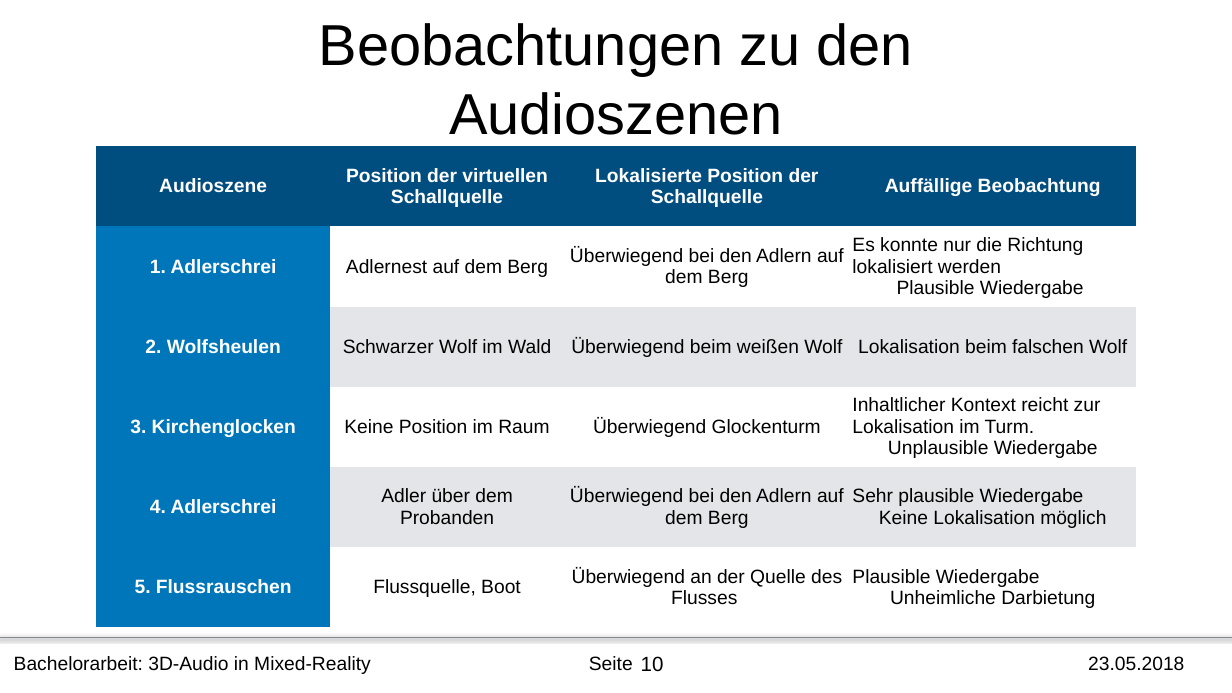
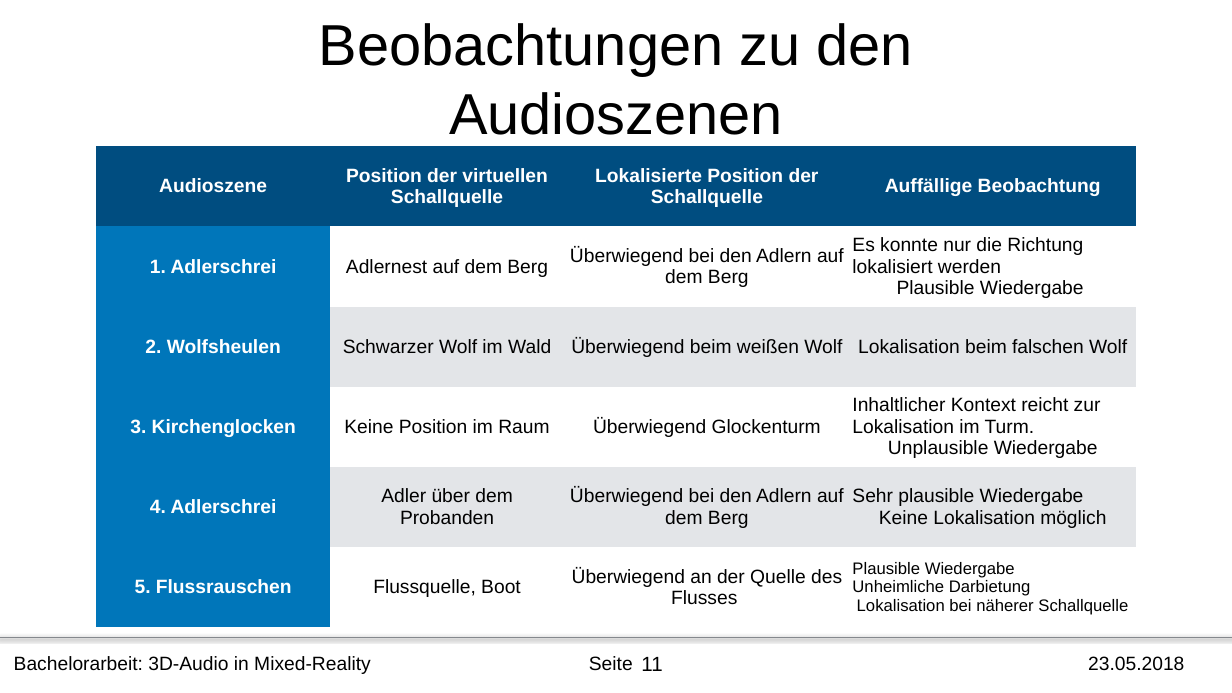
Before and after one commit to HendrikP96/Bachelorarbeit-Hendrik-Park-Hoerversuch-fuer-3D-Audio-in-AR, a slide deck: slide 11 of Kolloquium Hendrik Park .pptx (slide 10 before the commit). Drawn at 1232x693 pixels with LibreOffice and Linux fonts; fonts in the diff are those of the drawing; background and template pictures are left out. Boxes give left, top, right and bottom in pixels: in the first picture for what was removed or moved away, otherwise in the second. Text is boxed around its words. In the diff, an @@ line names an element or a change of style, - is before the commit and + after.

```diff
--- a/Kolloquium Hendrik Park .pptx
+++ b/Kolloquium Hendrik Park .pptx
@@ table at box(96, 146, 1135, 627) @@
-row 6, column 4: Plausible Wiedergabe Unheimliche Darbietung
+row 6, column 4: Plausible Wiedergabe Unheimliche Darbietung Lokalisation bei näherer Schallquelle
@@ page number at box(641, 657, 662, 671): text changed @@
-10
+11
```
Also in this commit, not shown: 2 other slides changed, 2 slides added, 2 other files.
